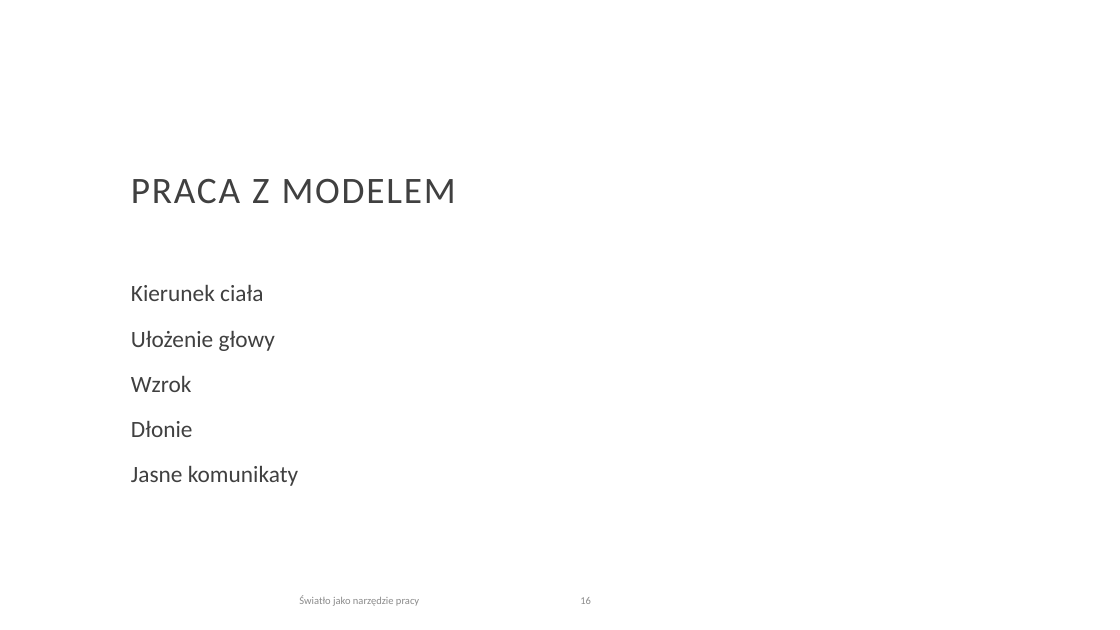
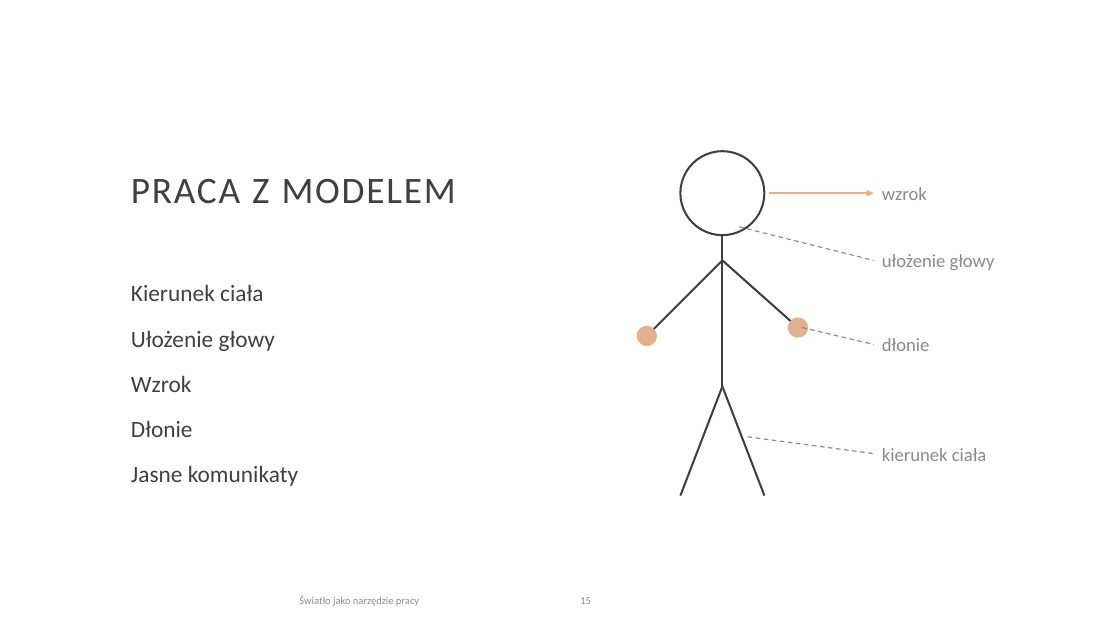
Before and after one commit to kontakt334/4eyes, a slide deck: slide 15 of projekty/warsztaty-beauty-product/swiatlo-jako-narzedzie-pracy-v2.pptx (slide 16 before the commit). Drawn at 1120x630 pixels with LibreOffice and Linux fonts; fonts in the diff are those of the drawing; background and template pictures are left out. Boxes give left, top, right and bottom in pixels: in the first picture for what was removed or moved away, otherwise in the second. Text is boxed around its words. In the diff, an @@ line names an element or a change of style, - is before the commit and + after.

```diff
--- a/projekty/warsztaty-beauty-product/swiatlo-jako-narzedzie-pracy-v2.pptx
+++ b/projekty/warsztaty-beauty-product/swiatlo-jako-narzedzie-pracy-v2.pptx
@@ ellipse added at [681, 151, 765, 235], outline #404040 1.75 pt @@
@@ arrow added from (769, 193) to (874, 193), #E3B18D 1.5 pt @@
@@ text added at [882, 187, 927, 200], 16 pt, text #8A8A8A @@
+wzrok
@@ line added from (723, 235) to (723, 386), #404040 1.75 pt @@
@@ line added from (739, 227) to (874, 260), #8A8A8A 1 pt dashed @@
@@ line added from (647, 336) to (723, 260), #404040 1.75 pt @@
@@ line added from (723, 260) to (798, 328), #404040 1.75 pt @@
@@ text added at [882, 254, 995, 270], 16 pt, text #8A8A8A @@
+ułożenie głowy
@@ ellipse added at [637, 326, 657, 346], fill #E3B18D @@
@@ ellipse added at [788, 318, 808, 338], fill #E3B18D @@
@@ line added from (802, 328) to (874, 344), #8A8A8A 1 pt dashed @@
@@ text added at [882, 338, 929, 351], 16 pt, text #8A8A8A @@
+dłonie
@@ line added from (681, 496) to (723, 386), #404040 1.75 pt @@
@@ line added from (723, 386) to (765, 496), #404040 1.75 pt @@
@@ line added from (748, 437) to (874, 454), #8A8A8A 1 pt dashed @@
@@ text added at [882, 448, 987, 461], 16 pt, text #8A8A8A @@
+kierunek ciała
```
Also in this commit, not shown: 9 other slides changed, 1 slide removed, 2 other files.
